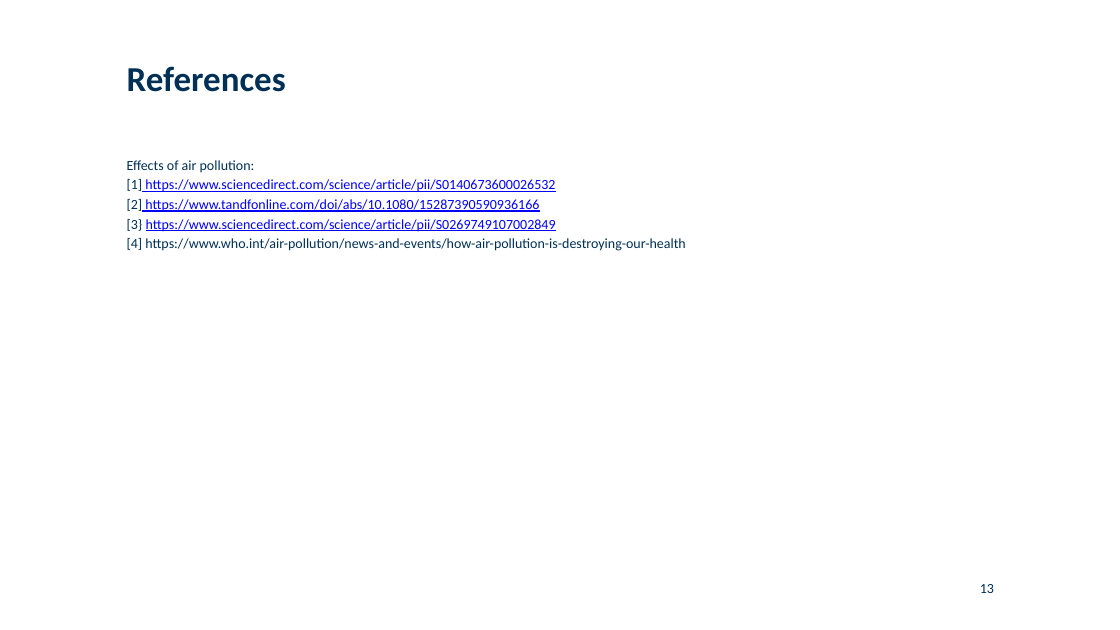
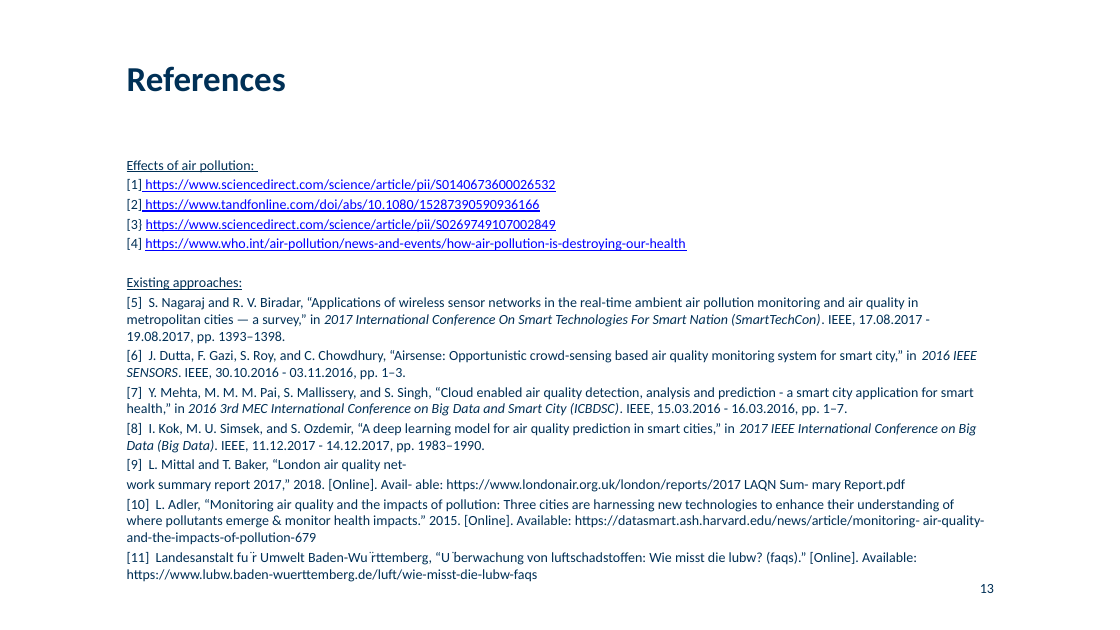
Before and after one commit to florian531996/PervasiveComputingAirAnalysisSensor, a slide deck: slide 13 of presentation/PervasiveAirQauality.pptx. Drawn at 1120x630 pixels with LibreOffice and Linux fonts; fonts in the diff are those of the drawing; background and template pictures are left out. Boxes give left, top, right and bottom in pixels: in the first picture for what was removed or moved away, otherwise in the second. Text is boxed around its words. In the diff, an @@ line names an element or a change of style, - is before the commit and + after.

```diff
--- a/presentation/PervasiveAirQauality.pptx
+++ b/presentation/PervasiveAirQauality.pptx
@@ text at box(127, 160, 685, 251): underline on in "Effects of air pollution:", "https://www.who.int/air-pollution/news-and-events/how-air-po ..."; text colour #003056 to #0000FF in "https://www.who.int/air-pollution/news-and-events/how-air-po ..." @@
@@ text at box(127, 277, 984, 582): paragraphs added @@
+Existing approaches:
+[5] S. Nagaraj and R. V. Biradar, “Applications of wireless sensor networks in the real-time ambient air pollution monitoring and air quality in metropolitan cities — a survey,” in 2017 International Conference On Smart Technologies For Smart Nation (SmartTechCon). IEEE, 17.08.2017 - 19.08.2017, pp. 1393–1398.
+[6] J. Dutta, F. Gazi, S. Roy, and C. Chowdhury, “Airsense: Opportunistic crowd-sensing based air quality monitoring system for smart city,” in 2016 IEEE SENSORS. IEEE, 30.10.2016 - 03.11.2016, pp. 1–3.
+[7] Y. Mehta, M. M. M. Pai, S. Mallissery, and S. Singh, “Cloud enabled air quality detection, analysis and prediction - a smart city application for smart health,” in 2016 3rd MEC International Conference on Big Data and Smart City (ICBDSC). IEEE, 15.03.2016 - 16.03.2016, pp. 1–7.
+[8] I. Kok, M. U. Simsek, and S. Ozdemir, “A deep learning model for air quality prediction in smart cities,” in 2017 IEEE International Conference on Big Data (Big Data). IEEE, 11.12.2017 - 14.12.2017, pp. 1983–1990.
+[9] L. Mittal and T. Baker, “London air quality net-
+work summary report 2017,” 2018. [Online]. Avail- able: https://www.londonair.org.uk/london/reports/2017 LAQN Sum- mary Report.pdf
+[10] L. Adler, “Monitoring air quality and the impacts of pollution: Three cities are harnessing new technologies to enhance their understanding of where pollutants emerge & monitor health impacts.” 2015. [Online]. Available: https://datasmart.ash.harvard.edu/news/article/monitoring- air-quality-and-the-impacts-of-pollution-679
+[11] Landesanstalt fu ̈r Umwelt Baden-Wu ̈rttemberg, “U ̈berwachung von luftschadstoffen: Wie misst die lubw? (faqs).” [Online]. Available: https://www.lubw.baden-wuerttemberg.de/luft/wie-misst-die-lubw-faqs
```
Also in this commit, not shown: 3 other slides changed, 2 slides added, 1 slide removed.
